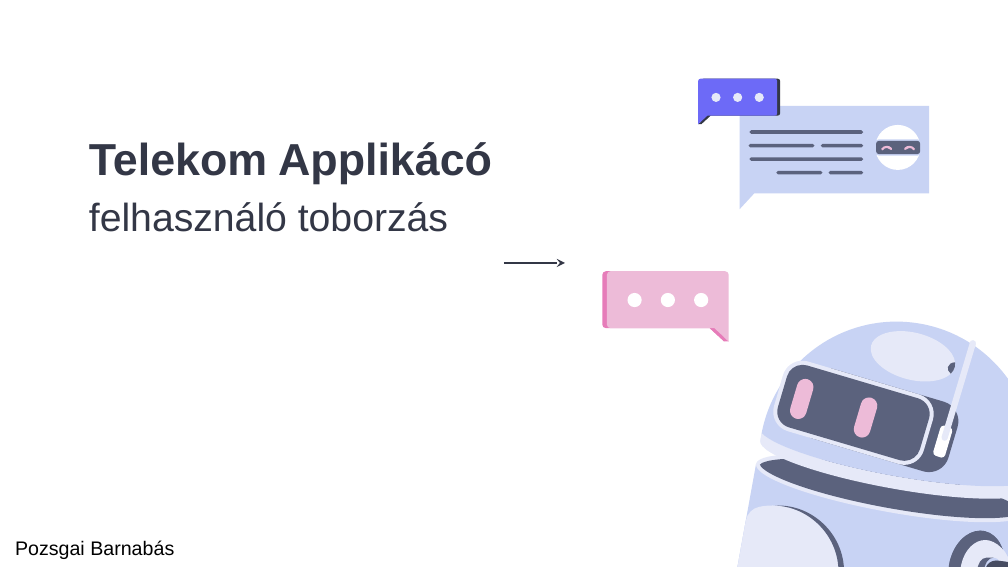
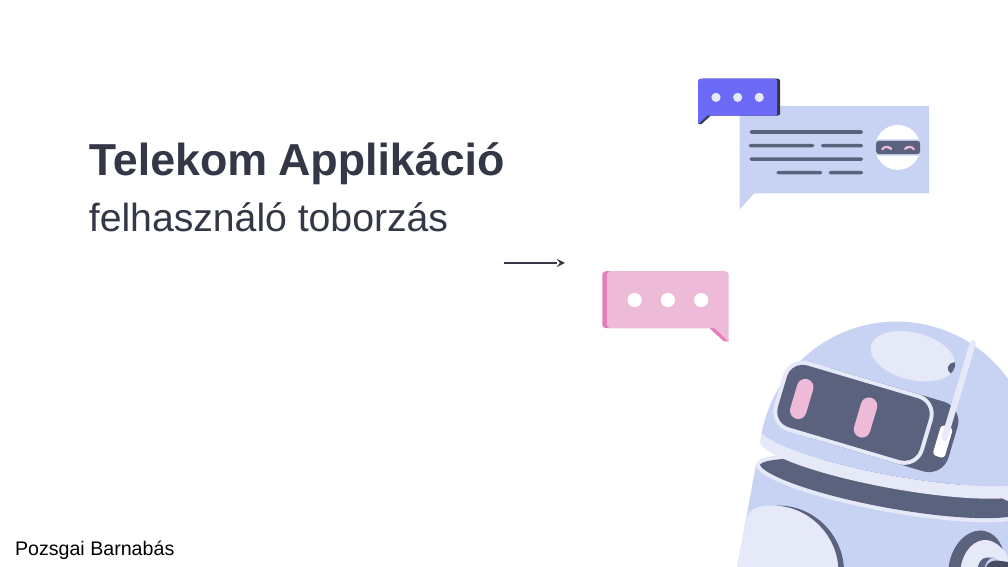
Before and after one commit to bpozsgai9/telekom_data_analyst, a slide deck: slide 1 of 1. Általános problémamegoldás és prezentáció/Scenario_1.pptx. Drawn at 1008x567 pixels with LibreOffice and Linux fonts; fonts in the diff are those of the drawing; background and template pictures are left out. Boxes give left, top, right and bottom in pixels: in the first picture for what was removed or moved away, otherwise in the second. Text is boxed around its words. In the diff, an @@ line names an element or a change of style, - is before the commit and + after.

```diff
--- a/1. Általános problémamegoldás és prezentáció/Scenario_1.pptx
+++ b/1. Általános problémamegoldás és prezentáció/Scenario_1.pptx
@@ title at (89,142,504,232): text changed @@
-Telekom Applikácó
-felhasználó toborzás
+Telekom Applikáció
+felhasználó toborzás
```
Also in this commit, not shown: 2 other slides changed, 5 other files.
